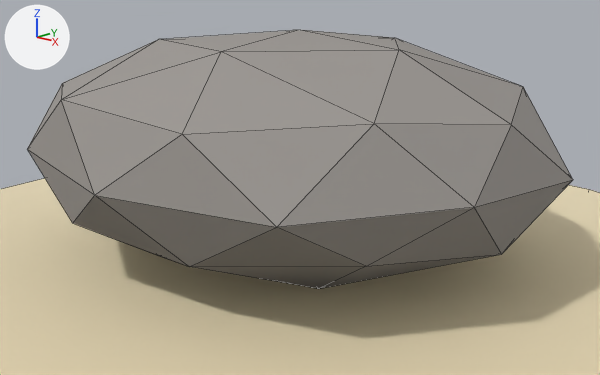
Renders of the Blender file tools/mcp/blender-mcp/15-Recursos/veta_hierro_lowpoly.blend from each side of a commit.
One viewpoint serves both versions: a 50 mm lens placed at (2.64, -2.81, 1.39), pointed at (0.07, -0.01, 0.39). Every picture has the same lights, and +X, +Y and +Z are marked at upper left. The older version comes first. Mesh edges are drawn as thin lines.

In view in the first picture: 'Base_Arena', 'SM_Veta_Roca'.
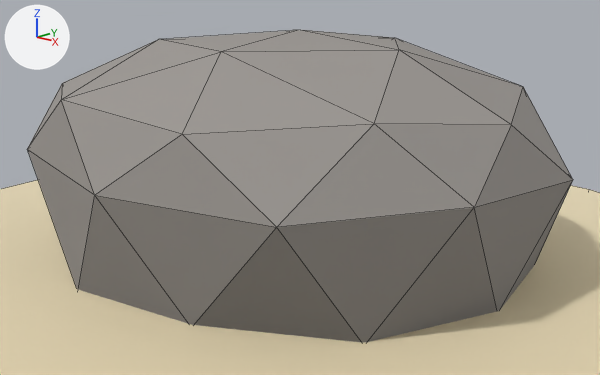
The change, as JSON lines over the scene's bpy script:
```json
{"block": "me_icosphere", "where": "me_icosphere.from_pydata(...)  # 42 vertices, 80 faces; spans x -0.94..0.96, y -0.97..0.97, z -0.99..0.98"}
{"block": "me_icosphere", "where": "# used by ob_sm_veta_roca; location = (0.0, 0.0, 0.587); scale = (1.3, 1.15, 0.55)"}
{"block": "me_icosphere", "change": "me_icosphere part 1: all 15 vertices in x -0.91..0.86, y -0.85..0.89, z -0.88..-0.42 are scaled about their middle by (1, 1, 0), then moved by (0.0, 0.0, -0.34)"}
```

Location of each change, (x1, y1, x2, y2) in pixels of the pictures (600 x 375 px; the box of a moved part takes in the faces that stretch with it):
```json
{"object": "SM_Veta_Roca", "change": "reshaped", "before": [28, 30, 573, 289], "after": [27, 30, 573, 343], "on screen": "21% taller"}
{"part": 1, "of": "me_icosphere", "change": "moved or reshaped", "before": [28, 150, 573, 289], "after": [27, 149, 573, 343]}
```
